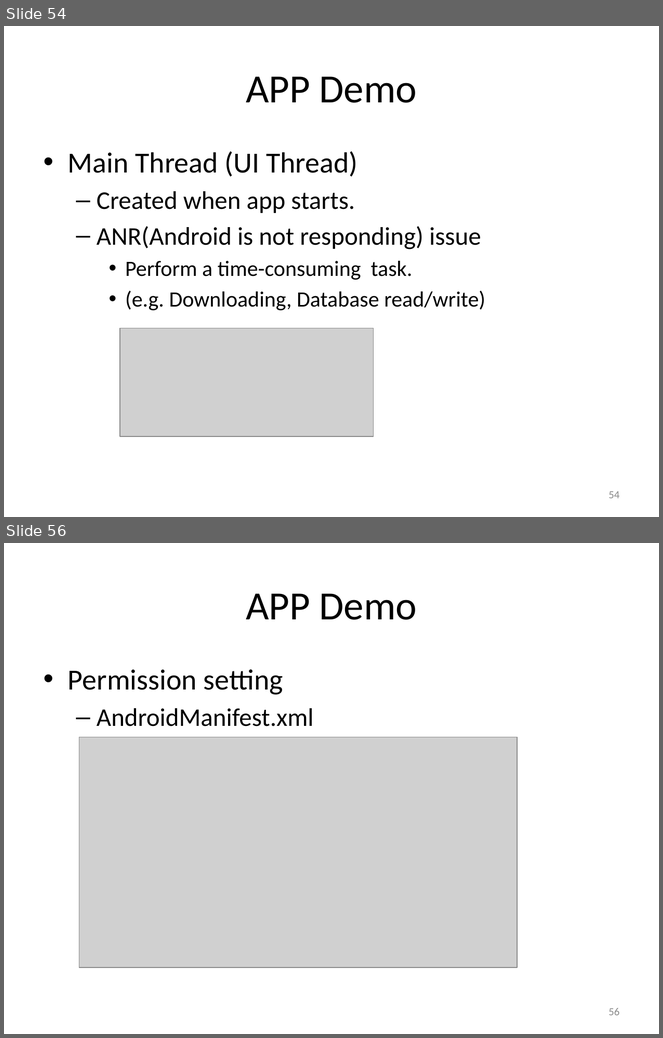
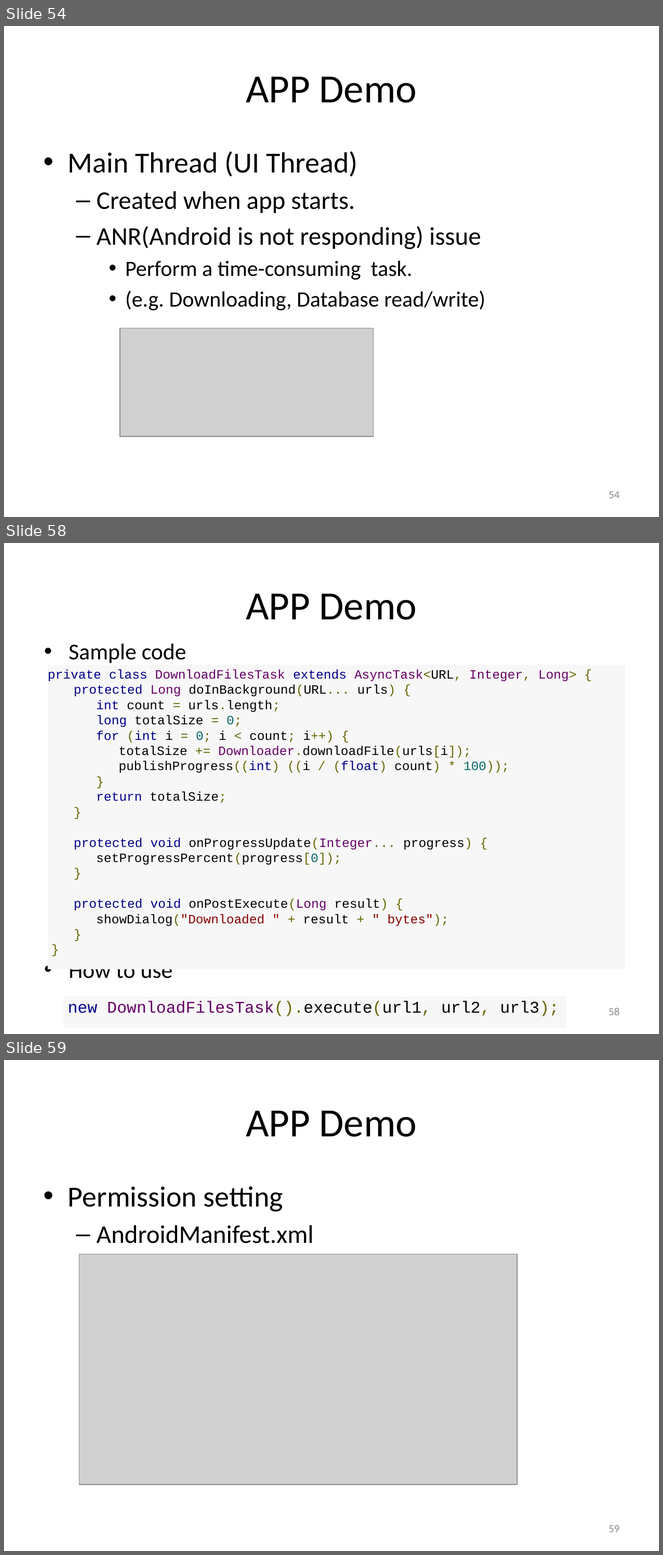
Before and after one commit to hs9021401/FIT_Android, a slide deck: The introduction of Android.pptx. Shown one above the other, each under a label of ours: slides 54 and 56 before the commit, slides 54, 58 and 59 after it; the slides between them are not shown. The pictures are 663x1038 and 663x1555 pixels, drawn with LibreOffice and Linux fonts; fonts in the diff are those of the drawing; grey boxes stand for pictures. Boxes give left, top, right and bottom in pixels: in the first picture for what was removed or moved away, otherwise in the second. Text is boxed around its words. In the diff, an @@ line names an element or a change of style, - is before the commit and + after.

```diff
--- a/The introduction of Android.pptx
+++ b/The introduction of Android.pptx
@@ slide 58 added at <box>4,543,659,1034</box>, background #FFFFFF @@
@@ title added at <box>246,593,417,620</box>, 44 pt, text #000000 @@
+APP Demo
@@ text added at <box>68,643,187,979</box>, 25 pt, text #000000 @@
+• Sample code
+• How to use
@@ rectangle added at <box>48,665,626,969</box>, fill #F7F7F7, 14 pt, text #000000 @@
+private class DownloadFilesTask extends AsyncTask<URL, Integer, Long> {
+protected Long doInBackground(URL... urls) {
+int count = urls.length;
+long totalSize = 0;
+for (int i = 0; i < count; i++) {
+totalSize += Downloader.downloadFile(urls[i]);
+publishProgress((int) ((i / (float) count) * 100));
+}
+return totalSize;
+}
+protected void onProgressUpdate(Integer... progress) {
+setProgressPercent(progress[0]);
+}
+protected void onPostExecute(Long result) {
+showDialog("Downloaded " + result + " bytes");
+}
+}
@@ rectangle added at <box>64,997,567,1029</box>, fill #F7F7F7, 18 pt, text #000000 @@
+new DownloadFilesTask().execute(url1, url2, url3);
@@ page number added at <box>609,1008,620,1016</box>, 12 pt, text #8C8C8C @@
+58
@@ what was slide 56 is now slide 59 @@
@@ page number at <box>609,1525,620,1533</box>: text changed @@
-56
+59
```
Also in this commit, not shown: 17 slides changed, 2 other slides added, 2 other files.
